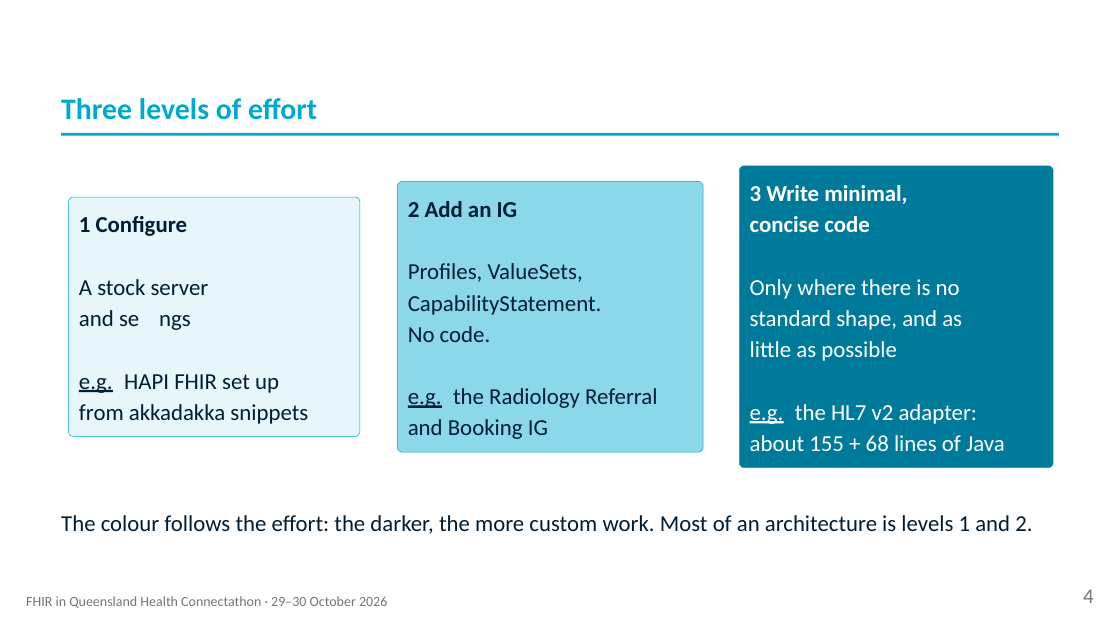
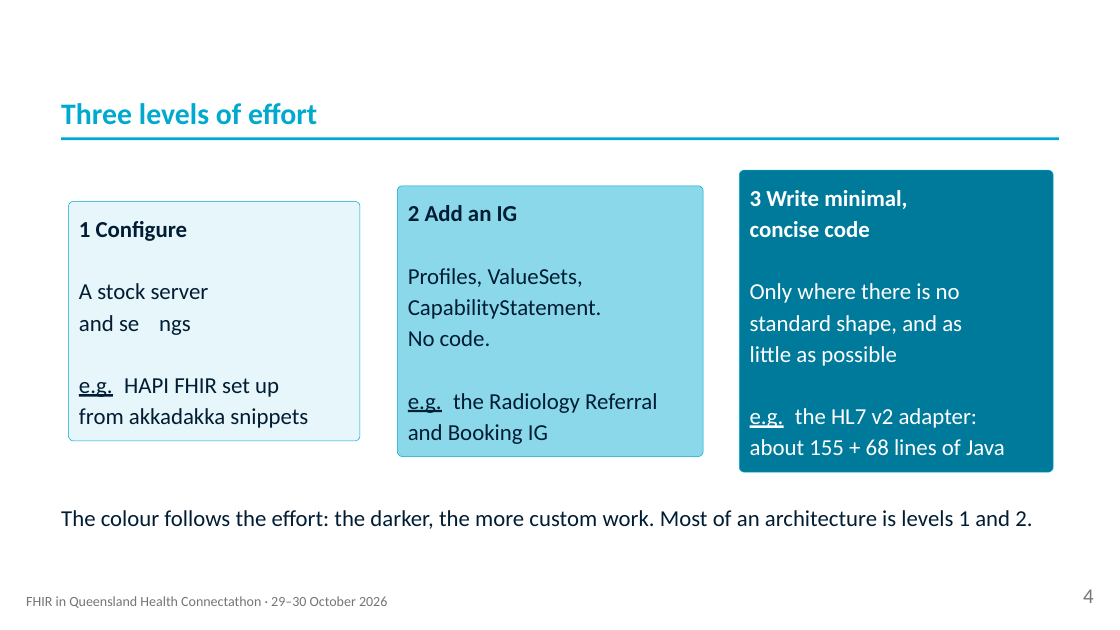
Before and after one commit to aehrc/qh-connectathon, a slide deck: slide 4 of 2026-10-29/2-FHIR-For-Services/Architects-Deck.pptx. Drawn at 1120x630 pixels with LibreOffice and Linux fonts; fonts in the diff are those of the drawing. Boxes give left, top, right and bottom in pixels: in the first picture for what was removed or moved away, otherwise in the second. Text is boxed around its words. In the diff, an @@ line names an element or a change of style, - is before the commit and + after.

```diff
--- a/2026-10-29/2-FHIR-For-Services/Architects-Deck.pptx
+++ b/2026-10-29/2-FHIR-For-Services/Architects-Deck.pptx
@@ 23 texts, 10 freeform shapes: place and size @@
-23 texts, 10 freeform shapes at bbox=[61, 98, 1060, 467]
+23 texts, 10 freeform shapes at bbox=[61, 103, 1060, 472]
@@ text "The colour follows the eﬀort: ...": place and size @@
-text "The colour follows the eﬀort: ..." at bbox=[61, 515, 1032, 534]
+text "The colour follows the eﬀort: ..." at bbox=[61, 510, 1032, 529]
```
Also in this commit, not shown: 9 other slides changed, 2 slides added, 32 other files.
